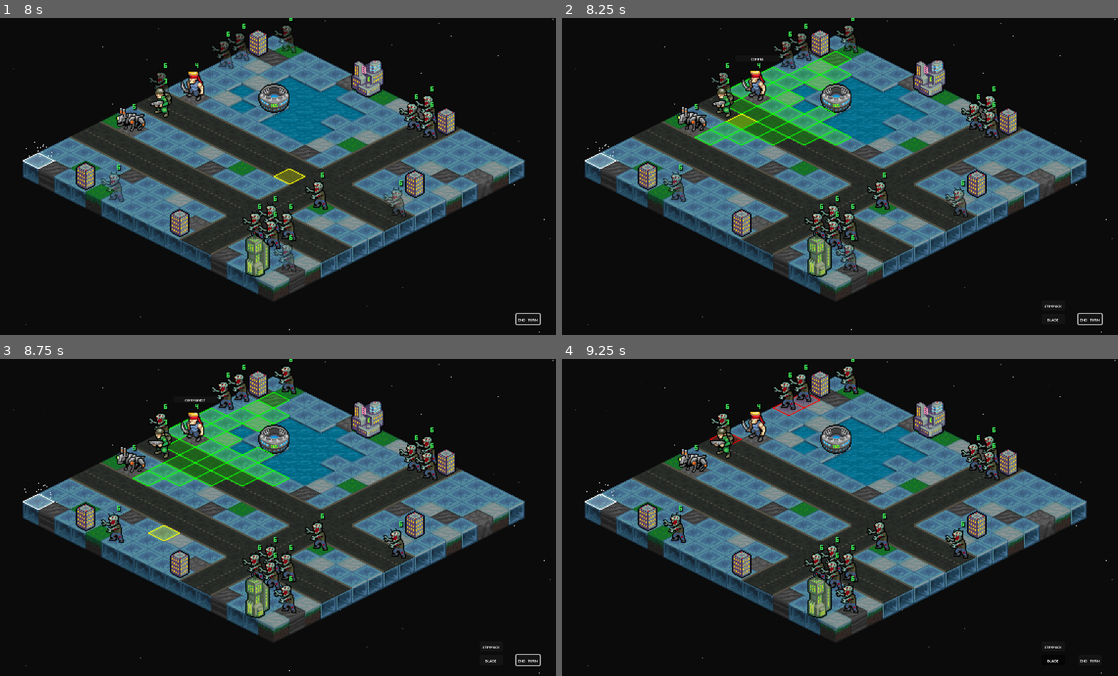
Above: before the commit, frames 1-4 (two rows, left to right).
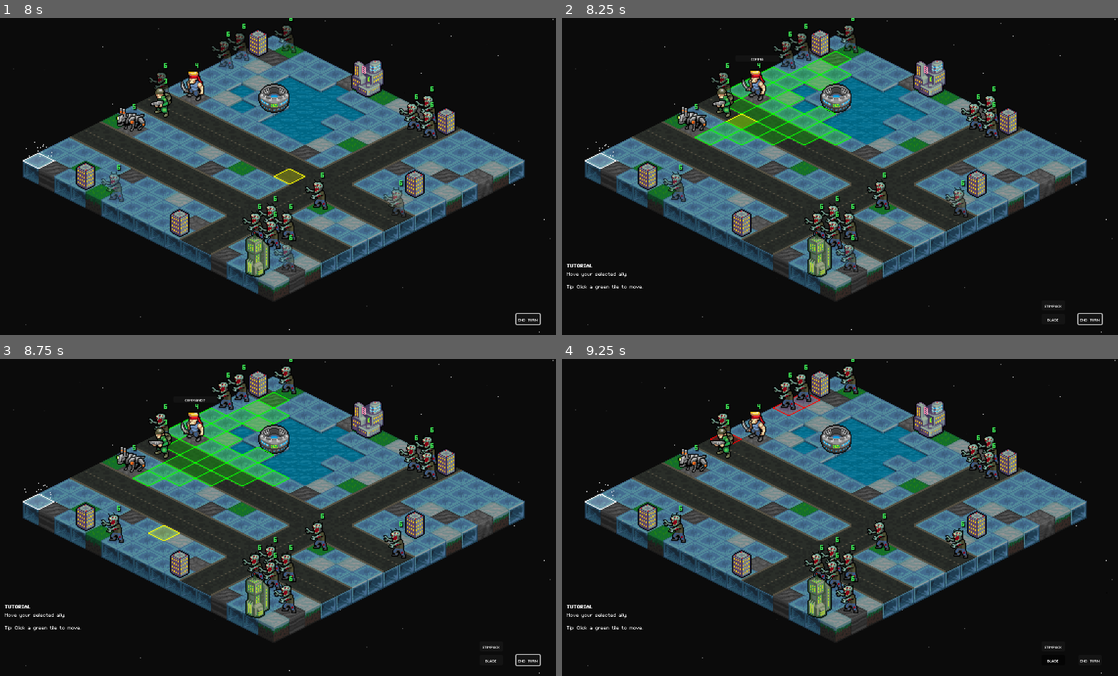
Above: after the commit, the same moments.

Repository: Tekknobot/MEKIII
Game: Godot game, scene res://scenes/Game.tscn
Same seed, same stepped clock (60 frames per second), same inputs: the game is played once before the commit and once after it.
Inputs (mouse positions are in pixels of both pictures, inside the frame that each line leads up to):
- Up to frame 1 (8 s): click "End Turn" at 0.5 s; tap Enter at 1.25 s; move the mouse to (400, 160) at 1.27 s; tap R at 1.35, 4.35, 5.85, 7.35 s; click (400, 160) at 1.42 s; tap Space (ui_select) at 1.52, 6.02 s; click "End Turn" at 2 s; click "End Turn" at 2.75 s; drag from (161, 192) to (244, 239) at 3.52 s; move the mouse to (328, 106) at 4.27 s; click (328, 106) at 4.42 s; drag from (244, 239) to (105, 128) at 5.02 s; move the mouse to (444, 224) at 5.77 s; click (444, 224) at 5.92 s; drag from (105, 128) to (189, 97) at 6.52 s; move the mouse to (300, 176) at 7.27 s; click (300, 176) at 7.42 s
- Up to frame 2 (8.25 s): drag from (751, 97) to (723, 192) at 8.02 s
- Up to frame 3 (8.75 s): no input
- Up to frame 4 (9.25 s): click "Blade" at 8.75 s

Frame 1 is identical in both runs. In frame 2, 0.2% of the frame differs, in the area x 0-15%, y 77-86%; in frame 3, 0.2%; in frame 4, 0.2%.
Error in both runs: Invalid type in function '_play_idle_anim' in base 'Node2D (MapController)'. The Object-derived class of argument 1 (previously freed) is not a subclass of the…

Commit message:
Tutorial in place.

Diff:
--- a/scenes/tutorial_toast.tscn
+++ b/scenes/tutorial_toast.tscn
@@ -1,7 +1,8 @@
-[gd_scene load_steps=3 format=3 uid="uid://de5lsm2hud7v7"]
+[gd_scene load_steps=4 format=3 uid="uid://de5lsm2hud7v7"]
 
 [ext_resource type="Script" uid="uid://cscwovvysyadd" path="res://scripts/tutorial_toast.gd" id="1_xl5dp"]
-[ext_resource type="FontFile" uid="uid://csnhk3q4gx0" path="res://fonts/magofonts/mago1.ttf" id="2_c3lbd"]
+[ext_resource type="FontFile" uid="uid://dgugahs6bc7so" path="res://fonts/magofonts/mago3.ttf" id="2_c3lbd"]
+[ext_resource type="FontFile" uid="uid://csnhk3q4gx0" path="res://fonts/magofonts/mago1.ttf" id="3_7epdg"]
 
 [node name="TutorialToast" type="CanvasLayer"]
 script = ExtResource("1_xl5dp")
@@ -14,8 +15,10 @@
 anchors_preset = 2
 anchor_top = 1.0
 anchor_bottom = 1.0
-offset_top = -50.0
-offset_right = 40.0
+offset_left = 27.0
+offset_top = -149.0
+offset_right = 67.0
+offset_bottom = -99.0
 grow_vertical = 0
 
 [node name="Margin" type="MarginContainer" parent="Panel"]
@@ -31,7 +34,8 @@
 theme_override_fonts/font = ExtResource("2_c3lbd")
 
 [node name="Body" type="RichTextLabel" parent="Panel/Margin/VBox"]
-custom_minimum_size = Vector2(200, 32)
+custom_minimum_size = Vector2(200, 100)
 layout_mode = 2
+theme_override_fonts/normal_font = ExtResource("3_7epdg")
 
 [node name="TweenHost" type="Node" parent="."]
--- a/scripts/map_controller.gd
+++ b/scripts/map_controller.gd
@@ -762,6 +762,8 @@
 				_set_aim_mode(AimMode.ATTACK)
 				_refresh_overlays()
 				_sfx(&"ui_arm_attack", sfx_volume_ui, 1.0)
+				# --- Tutorial hook ---
+				emit_signal("tutorial_event", &"attack_mode_armed", {"cell": (selected.cell if (selected != null and is_instance_valid(selected)) else Vector2i(-1, -1))})
 			return
 
 
@@ -810,7 +812,11 @@
 					_set_aim_mode(AimMode.MOVE)
 					return
 
+				var atk_from := selected.cell
+				var atk_to := clicked.cell
 				await _do_attack(selected, clicked)
+				# --- Tutorial hook ---
+				emit_signal("tutorial_event", &"ally_attacked", {"from": atk_from, "to": atk_to})
 				_set_unit_attacked(selected, true)
 				_apply_turn_indicator(selected)
 
@@ -971,6 +977,9 @@
 	_apply_turn_indicators_all_allies()
 	emit_signal("selection_changed", selected)
 	emit_signal("aim_changed", int(aim_mode), special_id)
+
+	# --- Tutorial hook ---
+	emit_signal("tutorial_event", &"ally_selected", {"cell": u.cell})
 
 
 func _unselect() -> void:
@@ -1571,6 +1580,10 @@
 	if u.team == Unit.Team.ALLY and TM != null and TM.has_method("notify_player_moved"):
 		TM.notify_player_moved(u)
 
+	# --- Tutorial hook ---
+	if u != null and is_instance_valid(u) and u.team == Unit.Team.ALLY:
+		emit_signal("tutorial_event", &"ally_moved", {"from": from_cell, "to": target})
+
 	if u != null and is_instance_valid(u) and u.team == Unit.Team.ALLY:
 		if not _unit_has_attacked(u):
 			aim_mode = AimMode.ATTACK
@@ -3593,6 +3606,8 @@
 		p.queue_free()
 
 	emit_signal("pickup_collected", uu, c)
+	# --- Tutorial hook ---
+	emit_signal("tutorial_event", &"pickup_collected", {"cell": c})
 
 func on_unit_died(u: Unit) -> void:
 	if u == null:
@@ -3600,6 +3615,9 @@
 	# only zombies
 	if u.team != Unit.Team.ENEMY:
 		return
+
+	# --- Tutorial hook ---
+	emit_signal("tutorial_event", &"enemy_died", {"cell": u.cell})
 
 	# only drop until beacon is complete
 	if beacon_parts_collected >= beacon_parts_needed:
@@ -3781,6 +3799,8 @@
 			beacon_ready = true
 			_sfx(&"beacon_ready", 1.0, 1.0, _cell_world(beacon_cell))
 			_update_beacon_marker()   # start pulsing
+			# --- Tutorial hook ---
+			emit_signal("tutorial_event", &"beacon_ready", {"cell": beacon_cell, "parts_needed": beacon_parts_needed})
 		else:
 			return   # not armed yet, nothing else to do
 
@@ -3795,6 +3815,8 @@
 	# 3) Trigger sweep
 	# ----------------------------
 	_beacon_sweep_started = true
+	# --- Tutorial hook ---
+	emit_signal("tutorial_event", &"beacon_upload_started", {"cell": beacon_cell})
 
 	_sfx(&"beacon_upload", 1.0, 1.0, _cell_world(beacon_cell))
 
@@ -3808,6 +3830,8 @@
 
 func _run_satellite_sweep_async() -> void:
 	await satellite_sweep()
+	# --- Tutorial hook ---
+	emit_signal("tutorial_event", &"satellite_sweep_finished", {})
 
 func _spawn_sat_beam(world_hit: Vector2) -> void:
 	var parent_node: Node2D = overlay_root if (overlay_root != null and is_instance_valid(overlay_root)) else self
--- a/scripts/turnmanager.gd
+++ b/scripts/turnmanager.gd
@@ -155,6 +155,8 @@
 func _on_end_turn_pressed() -> void:
 	if phase != Phase.PLAYER:
 		return
+	# --- Tutorial hook ---
+	emit_signal("tutorial_event", &"end_turn_pressed", {"round": round_index})
 
 	phase = Phase.BUSY
 	_update_end_turn_button()
@@ -419,6 +421,7 @@
 func _on_hellfire_pressed() -> void:
 	if phase != Phase.PLAYER:
 		return
+	emit_signal("tutorial_event", &"special_button_pressed", {"id": "hellfire"})
 	var u := M.selected
 	if u == null or not is_instance_valid(u):
 		return
@@ -433,6 +436,7 @@
 func _on_blade_pressed() -> void:
 	if phase != Phase.PLAYER:
 		return
+	emit_signal("tutorial_event", &"special_button_pressed", {"id": "blade"})
 	var u := M.selected
 	if u == null or not is_instance_valid(u):
 		return
@@ -447,6 +451,7 @@
 func _on_mines_pressed() -> void:
 	if phase != Phase.PLAYER:
 		return
+	emit_signal("tutorial_event", &"special_button_pressed", {"id": "mines"})
 	var u := M.selected
 	if u == null or not is_instance_valid(u):
 		return
@@ -617,6 +622,7 @@
 func _on_overwatch_pressed() -> void:
 	if phase != Phase.PLAYER:
 		return
+	emit_signal("tutorial_event", &"special_button_pressed", {"id": "overwatch"})
 	var u := M.selected
 	if u == null or not is_instance_valid(u):
 		return
@@ -631,6 +637,7 @@
 func _on_suppress_pressed() -> void:
 	if phase != Phase.PLAYER:
 		return
+	emit_signal("tutorial_event", &"special_button_pressed", {"id": "suppress"})
 	var u := M.selected
 	if u == null or not is_instance_valid(u):
 		return
@@ -645,6 +652,7 @@
 func _on_stim_pressed() -> void:
 	if phase != Phase.PLAYER:
 		return
+	emit_signal("tutorial_event", &"special_button_pressed", {"id": "stim"})
 	var u := M.selected
 	if u == null or not is_instance_valid(u):
 		return
--- a/scripts/tutorial_manager.gd
+++ b/scripts/tutorial_manager.gd
@@ -10,7 +10,9 @@
 @onready var toast := get_node(toast_path)
 
 enum Step {
+	INTRO_SELECT,
 	INTRO_MOVE,
+	INTRO_ATTACK,
 	FIRST_KILL,
 	FIRST_PICKUP,
 	BEACON_READY,
@@ -18,44 +20,56 @@
 	DONE
 }
 
-var step: Step = Step.INTRO_MOVE
+var step: Step = Step.INTRO_SELECT
 var enabled := true
 
 func _ready() -> void:
 	if not enabled: return
 
-	# Connect signals from your systems
-	if M.has_signal("tutorial_unit_moved"):
-		M.tutorial_unit_moved.connect(_on_unit_moved)
-	if M.has_signal("tutorial_zombie_died"):
-		M.tutorial_zombie_died.connect(_on_zombie_died)
-	if M.has_signal("tutorial_pickup_collected"):
-		M.tutorial_pickup_collected.connect(_on_pickup_collected)
-	if M.has_signal("tutorial_beacon_ready"):
-		M.tutorial_beacon_ready.connect(_on_beacon_ready)
-	if M.has_signal("tutorial_beacon_upload_started"):
-		M.tutorial_beacon_upload_started.connect(_on_beacon_upload_started)
+	# -------------------------------------------------
+	# This project uses ONE generic signal:
+	#   tutorial_event(id: StringName, payload: Dictionary)
+	# MapController emits it, TurnManager proxies it.
+	# -------------------------------------------------
+	if TM != null and TM.has_signal("tutorial_event"):
+		TM.tutorial_event.connect(_on_tutorial_event)
+	elif M != null and M.has_signal("tutorial_event"):
+		M.tutorial_event.connect(_on_tutorial_event)
+
+	# Also helpful (non-critical) hooks
+	if M != null and M.has_signal("selection_changed"):
+		M.selection_changed.connect(func(u):
+			if u != null and is_instance_valid(u):
+				_on_tutorial_event(&"ally_selected", {"cell": u.cell})
+		)
 
 	_show_step()
 
 func _show_step() -> void:
 	match step:
+		Step.INTRO_SELECT:
+			_toast("Click an ally to select them.\n\nTip: Left-click selects. Right-click arms attack mode.", "TUTORIAL")
 		Step.INTRO_MOVE:
-			_toast("Move & fight\n• Click an ally to select\n• Move to blue tiles, attack with right-click")
+			_toast("Move your selected ally.\n\nTip: Click a green tile to move.", "TUTORIAL")
+		Step.INTRO_ATTACK:
+			_toast("Attack a zombie.\n\nTip: Right-click to arm ATTACK, then left-click a zombie.", "TUTORIAL")
 		Step.FIRST_KILL:
-			_toast("Zombies drop floppy disks sometimes.\nKill zombies to find parts.")
+			_toast("Nice. Zombies can drop floppy disks.\n\nKill one to find parts.", "TUTORIAL")
 		Step.FIRST_PICKUP:
-			_toast("Collect 3 floppy disks.\nYou need them to arm the beacon.")
+			var need := 3
+			if M != null:
+				need = int(M.beacon_parts_needed)
+			_toast("Pick up a floppy disk by stepping on it.\n\nCollect %d total to arm the beacon." % need, "TUTORIAL")
 		Step.BEACON_READY:
-			_toast("Beacon armed!\nMove any ally onto the beacon tile to upload.")
+			_toast("Beacon armed!\n\nMove an ally onto the beacon tile to upload.", "TUTORIAL")
 		Step.BEACON_UPLOAD:
-			_toast("Uploading…\nSatellite sweep incoming!")
+			_toast("Uploading…\n\nSatellite sweep incoming!", "TUTORIAL")
 		Step.DONE:
 			_hide_toast()
 
-func _toast(msg: String) -> void:
+func _toast(msg: String, header: String = "TIP") -> void:
 	if toast.has_method("show_message"):
-		toast.show_message(msg)
+		toast.show_message(msg, header)
 	elif toast is CanvasItem:
 		toast.visible = true
 		if toast.has_node("Label"):
@@ -70,24 +84,42 @@
 	step = to_step
 	_show_step()
 
-# --- Event handlers ---
-func _on_unit_moved(u) -> void:
-	if step == Step.INTRO_MOVE:
-		_advance(Step.FIRST_KILL)
 
-func _on_zombie_died(cell: Vector2i) -> void:
-	if step == Step.FIRST_KILL:
-		_advance(Step.FIRST_PICKUP)
+# -------------------------------------------------
+# tutorial_event router
+# -------------------------------------------------
+func _on_tutorial_event(id: StringName, payload: Dictionary) -> void:
+	if not enabled:
+		return
 
-func _on_pickup_collected(u) -> void:
-	if step == Step.FIRST_PICKUP:
-		# Don’t force it to wait; beacon-ready is the real next gate
-		pass
-
-func _on_beacon_ready() -> void:
-	if step < Step.BEACON_READY:
-		_advance(Step.BEACON_READY)
-
-func _on_beacon_upload_started() -> void:
-	if step < Step.BEACON_UPLOAD:
-		_advance(Step.BEACON_UPLOAD)
+	match String(id):
+		"ally_selected":
+			if step == Step.INTRO_SELECT:
+				_advance(Step.INTRO_MOVE)
+		"ally_moved":
+			if step == Step.INTRO_MOVE:
+				_advance(Step.INTRO_ATTACK)
+		"attack_mode_armed":
+			# don't auto-advance, just reinforce if they're stuck
+			if step == Step.INTRO_ATTACK:
+				_toast("Attack mode armed.\n\nNow left-click a zombie in range.", "TUTORIAL")
+		"ally_attacked":
+			if step == Step.INTRO_ATTACK:
+				_advance(Step.FIRST_KILL)
+		"enemy_died":
+			if step == Step.FIRST_KILL:
+				_advance(Step.FIRST_PICKUP)
+		"pickup_collected":
+			# If they already have parts, we can keep showing the beacon hint.
+			if step == Step.FIRST_PICKUP and M != null:
+				var need := int(M.beacon_parts_needed)
+				var got := int(M.beacon_parts_collected)
+				_toast("Floppy collected: %d/%d\n\nKeep collecting to arm the beacon." % [got, need], "TUTORIAL")
+		"beacon_ready":
+			if step < Step.BEACON_READY:
+				_advance(Step.BEACON_READY)
+		"beacon_upload_started":
+			if step < Step.BEACON_UPLOAD:
+				_advance(Step.BEACON_UPLOAD)
+		"satellite_sweep_finished":
+			_advance(Step.DONE)
